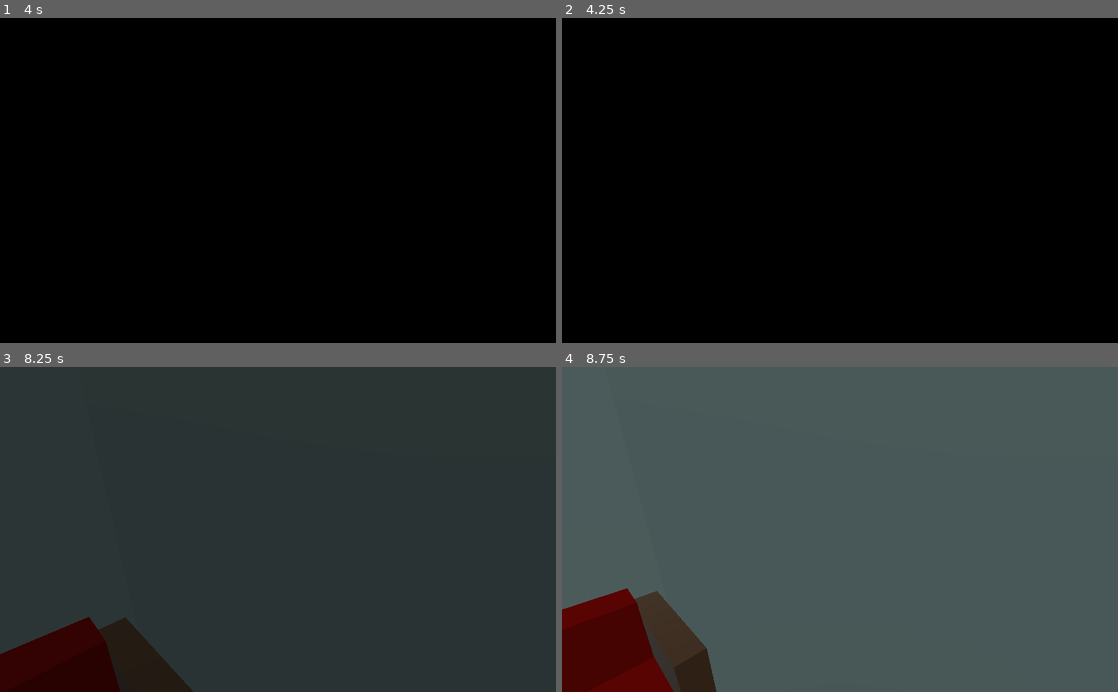
Above: before the commit, frames 1-4 (two rows, left to right).
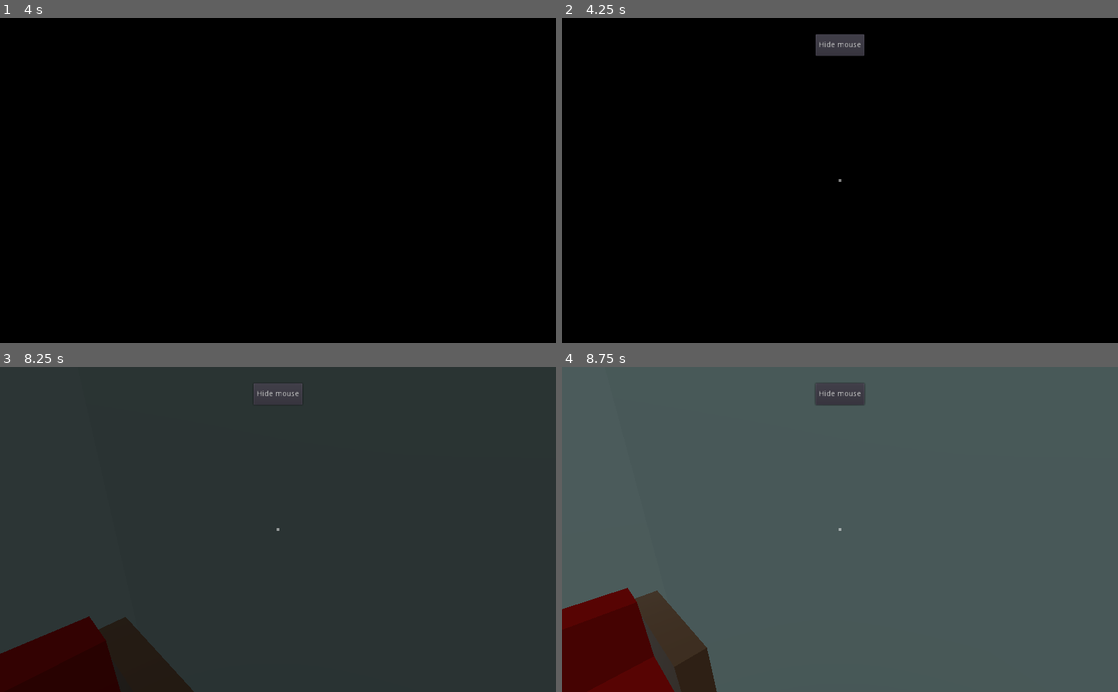
Above: after the commit, the same moments.

Repository: Eptwalabha/ld47
Game: Godot game, scene res://scenes/splash/SplashScreen.tscn
Same seed, same stepped clock (60 frames per second), same inputs: the game is played once before the commit and once after it. Sound files missing from this copy of the repository are replaced by a short silence.
Inputs (mouse positions are in pixels of both pictures, inside the frame that each line leads up to):
- Up to frame 1 (4 s): tap Enter (ui_accept) at 0.5, 0.77, 1.52, 2.75, 3.02, 3.77 s; move the mouse to (400, 164) at 0.52 s; hold Right (move_right) 0.53-1.28 s; tap E (context_action) every 0.75 s from 0.6 to 3.6 s; move the mouse to (166, 196) at 1.27 s; hold Down (move_backward) 1.28-2.03 s; move the mouse to (333, 109) at 2.02 s; hold Right (move_right) 2.03-2.78 s; move the mouse to (250, 245) at 2.77 s; hold W (move_forward) 2.78-3.53 s; move the mouse to (444, 229) at 3.52 s; hold Left (move_left) from 3.53 s (still down)
- Up to frame 2 (4.25 s): keep holding Left (move_left); tap Escape (ui_cancel) at 4.15 s
- Up to frame 3 (8.25 s): release Left (move_left) at 4.25 s; click (278, 393) at 4.25 s, where only the run after the commit has a clickable "Hide mouse"; tap Enter (ui_accept) at 5, 5.27, 5.75, 6.5, 6.77, 7.25, 7.52 s; move the mouse to (111, 480) at 5.02 s; hold Left (move_left) 5.03-5.78 s; tap E (context_action) every 0.75 s from 5.1 to 8.1 s; move the mouse to (305, 529) at 5.77 s; hold Down (move_backward) 5.78-6.53 s; move the mouse to (194, 448) at 6.52 s; hold Right (move_right) 6.53-7.28 s; move the mouse to (400, 513) at 7.27 s; hold W (move_forward) 7.28-8.03 s; move the mouse to (166, 545) at 8.02 s; hold Right (move_right) from 8.03 s (still down)
- Up to frame 4 (8.75 s): keep holding Right (move_right); tap Enter (ui_accept) at 8.27 s

Frame 1 is identical in both runs. In frame 2, 0.6% of the frame differs, in the area x 45-55%, y 4-51%; in frame 3, 0.1%; in frame 4, 0.6%, in the area x 0-55%, y 4-100%.

Commit message:
add dot + capture mouse on browser

Diff:
--- a/assets/text/text.csv
+++ b/assets/text/text.csv
@@ -43,3 +43,4 @@
 dialog_4_07	The passenger and the other driver... well...	Le passager et l'autre chauffeur... ils sont...
 dialog_4_08	I see	Je vois
 dialog_4_09	I'll call the families	Je vais contacter les familles
+ui_mouse_capture	Hide mouse	Cacher la souris
--- a/project.godot
+++ b/project.godot
@@ -199,6 +199,12 @@
 
 Data="*res://autoload.gd"
 
+[display]
+
+window/size/resizable=false
+window/stretch/mode="viewport"
+window/stretch/aspect="keep"
+
 [input]
 
 ui_select={
--- a/scenes/Game.gd
+++ b/scenes/Game.gd
@@ -5,12 +5,12 @@
 onready var chapter_bar := $ChapterBar as ChapterBar
 onready var chapter_road := $ChapterRoad as ChapterRoad
 onready var chapter_hospital := $ChapterHospital as ChapterHospital
+onready var display_capture := $Margin as MarginContainer
 
 onready var env := $WorldEnvironment as WorldEnvironment
 
 var current_chapter := 0
 var chapters = []
-var mouse := false
 
 func _ready() -> void:
 
@@ -25,17 +25,17 @@
 		if chapter is Chapter:
 			chapter.connect("chapter_ended", self, "_on_Chapter_Ended", [chapter])
 			chapter.connect("night_environment", self, "_on_Environment_change")
+			chapter.connect("dot", self, "_on_Dot_changed")
 	reset_game()
-	mouse = false
 	Input.set_mouse_mode(Input.MOUSE_MODE_CAPTURED)
 
 func _process(delta: float) -> void:
 	chapters[current_chapter].process(delta)
 	# debug remove
 	if Input.is_action_pressed("ui_cancel"):
-		if mouse:
-			Input.set_mouse_mode(Input.MOUSE_MODE_VISIBLE)
-		mouse = !mouse
+		Input.set_mouse_mode(Input.MOUSE_MODE_VISIBLE)
+		display_capture.show()
+	display_capture.visible = Input.get_mouse_mode() != Input.MOUSE_MODE_CAPTURED
 
 func _physics_process(delta: float) -> void:
 	chapters[current_chapter].physics_process(delta)
@@ -64,3 +64,10 @@
 	else:
 		env.environment.background_sky.sky_energy = 1.0
 		env.environment.background_sky.sky_top_color = Color(0.65, .83, .94)
+
+func _on_Button_pressed() -> void:
+	Input.set_mouse_mode(Input.MOUSE_MODE_CAPTURED)
+	$Margin.hide()
+
+func _on_Dot_changed(visible: bool) -> void:
+	$Dot.visible = visible
--- a/scenes/Game.tscn
+++ b/scenes/Game.tscn
@@ -26,3 +26,45 @@
 
 [node name="WorldEnvironment" type="WorldEnvironment" parent="."]
 environment = ExtResource( 3 )
+
+[node name="Margin" type="MarginContainer" parent="."]
+anchor_left = 0.5
+anchor_right = 0.5
+margin_left = -69.0
+margin_right = 69.0
+margin_bottom = 40.0
+custom_constants/margin_right = 10
+custom_constants/margin_top = 30
+custom_constants/margin_left = 10
+custom_constants/margin_bottom = 10
+__meta__ = {
+"_edit_use_anchors_": false
+}
+
+[node name="Center" type="CenterContainer" parent="Margin"]
+margin_left = 10.0
+margin_top = 30.0
+margin_right = 138.0
+margin_bottom = 70.0
+
+[node name="Button" type="Button" parent="Margin/Center"]
+margin_right = 128.0
+margin_bottom = 40.0
+rect_min_size = Vector2( 0, 40 )
+text = "ui_mouse_capture"
+
+[node name="Dot" type="CenterContainer" parent="."]
+anchor_right = 1.0
+anchor_bottom = 1.0
+__meta__ = {
+"_edit_use_anchors_": false
+}
+
+[node name="ColorRect" type="ColorRect" parent="Dot"]
+margin_left = 510.0
+margin_top = 298.0
+margin_right = 514.0
+margin_bottom = 302.0
+rect_min_size = Vector2( 4, 4 )
+color = Color( 1, 1, 1, 0.501961 )
+[connection signal="pressed" from="Margin/Center/Button" to="." method="_on_Button_pressed"]
--- a/scenes/chapters/Chapter.gd
+++ b/scenes/chapters/Chapter.gd
@@ -11,6 +11,9 @@
 signal chapter_ended
 # warning-ignore:unused_signal
 signal night_environment(night)
+# warning-ignore:unused_signal
+signal dot(visible)
+
 
 func start() -> void:
 	pass
--- a/scenes/chapters/ChapterHome.gd
+++ b/scenes/chapters/ChapterHome.gd
@@ -42,6 +42,7 @@
 
 func start() -> void:
 	show()
+	emit_signal("dot", true)
 	ui.reset()
 	ui.black()
 	lvl = -2
--- a/scenes/chapters/ChapterHospital.gd
+++ b/scenes/chapters/ChapterHospital.gd
@@ -33,6 +33,7 @@
 
 func start() -> void:
 	show()
+	emit_signal("dot", false)
 	ui.reset()
 	current_line = 0
 	$CutScene.play("final")
--- a/scenes/chapters/ChapterRoad.gd
+++ b/scenes/chapters/ChapterRoad.gd
@@ -80,6 +80,7 @@
 	ui.black()
 	$Crash.play()
 	$CarEngine.stop()
+	emit_signal("dot", false)
 	yield($Crash, "finished")
 	emit_signal("chapter_ended")
 
--- a/scenes/splash/SplashScreen.gd
+++ b/scenes/splash/SplashScreen.gd
@@ -7,5 +7,5 @@
 	if Input.is_action_just_pressed("ui_accept") or Input.is_action_just_pressed("ui_cancel"):
 		pass
 
-func _on_AnimationPlayer_animation_finished(anim_name: String) -> void:
+func _on_AnimationPlayer_animation_finished(_anim_name: String) -> void:
 	get_tree().change_scene("res://scenes/Game.tscn")
